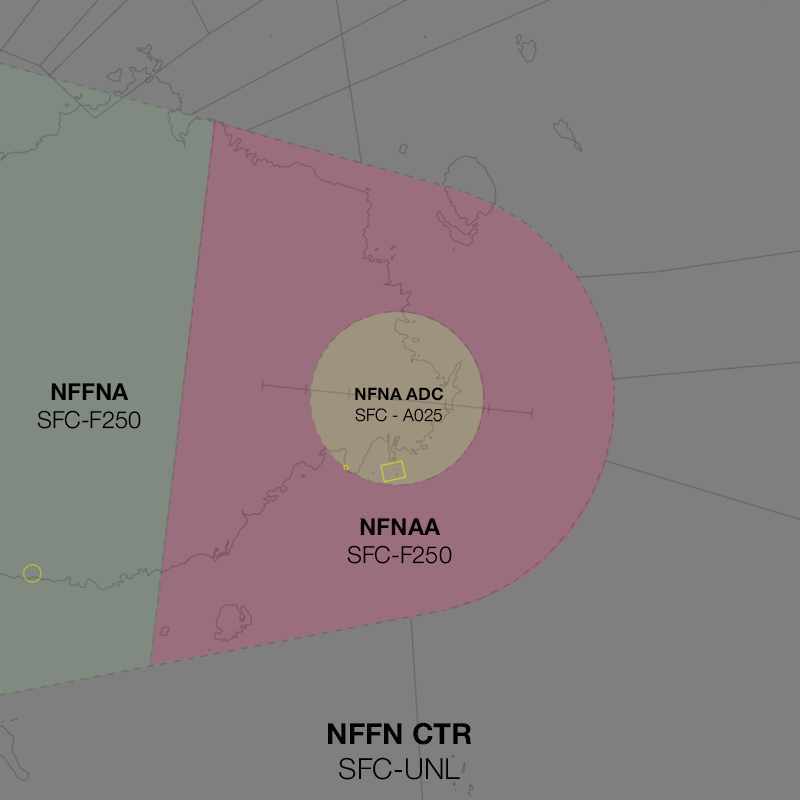
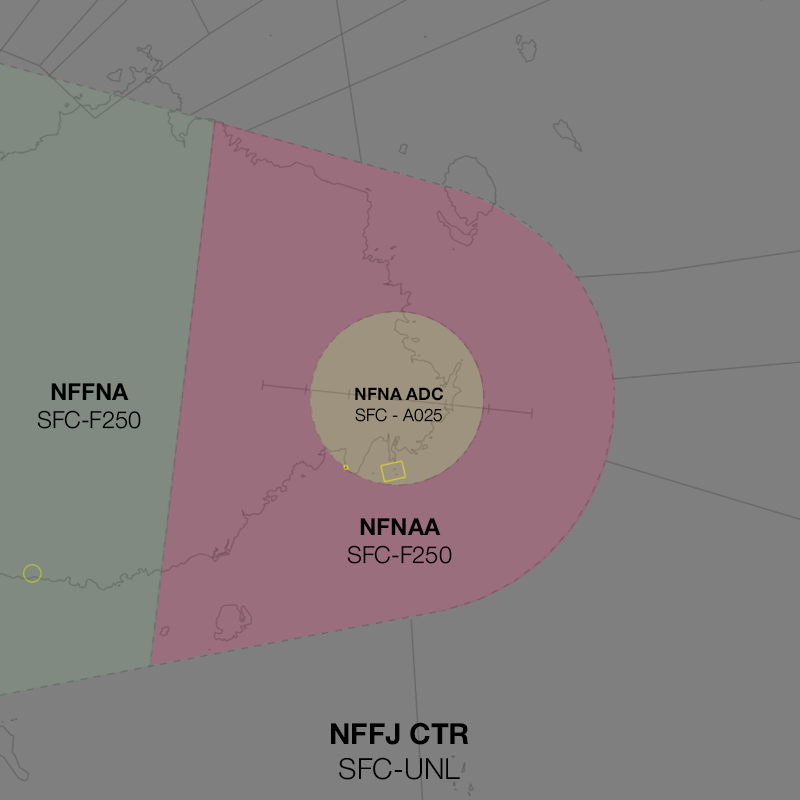
Layers edited between the first and the second 800×800 image:
renamed "NFFN CTR SFC-UNL" to "NFFJ CTR SFC-UNL", painted on it over (x1=328, y1=722, x2=472, y2=745)